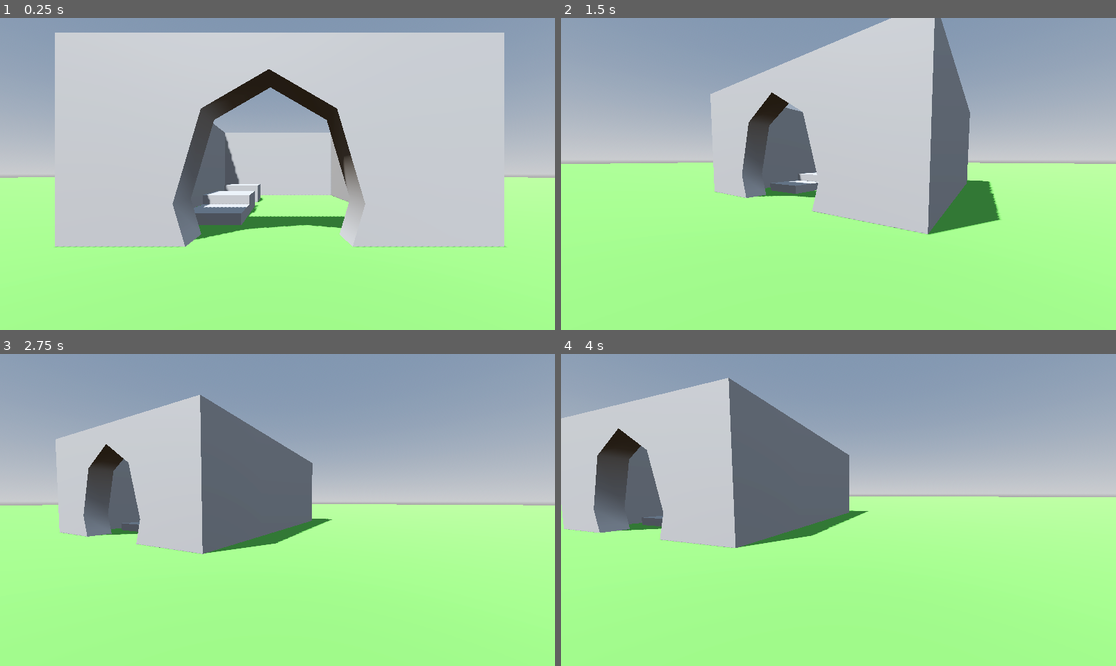
Above: before the commit, frames 1-4 (two rows, left to right).
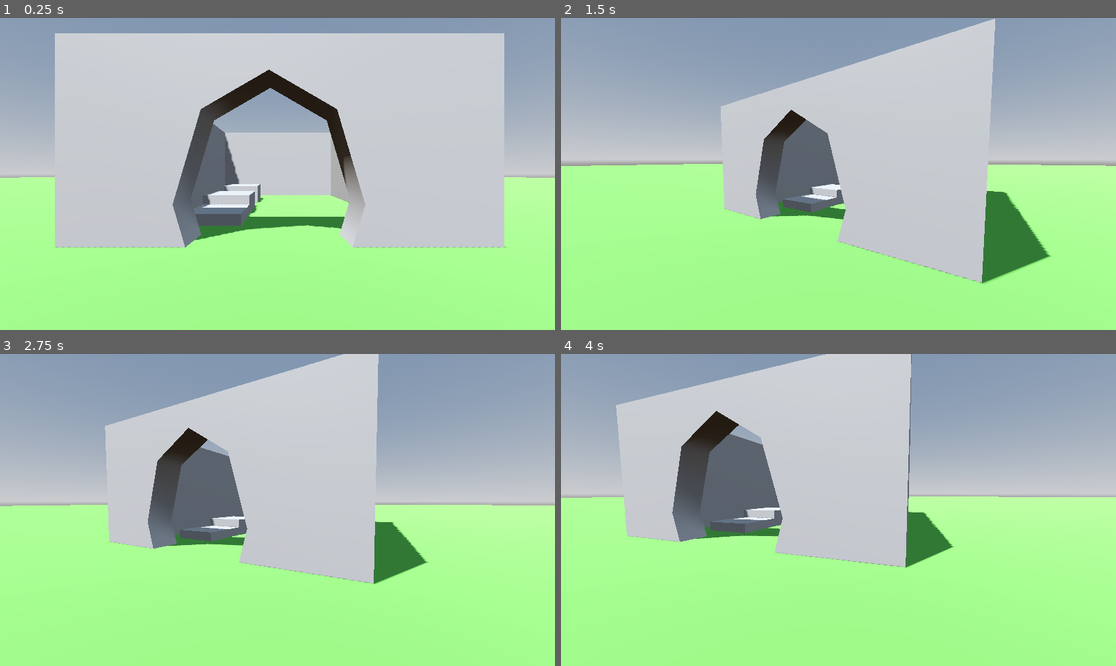
Above: after the commit, the same moments.

Repository: VyacheslavKuchumov/godot-test-game
Game: Godot game, scene res://main.tscn
The game is run twice, just before and just after one commit, with the same random seed, the same clock (stepped at 60 frames per second) and the same inputs.
Inputs (mouse positions are in pixels of both pictures, inside the frame that each line leads up to):
- Up to frame 1 (0.25 s): no input
- Up to frame 2 (1.5 s): tap Enter (ui_accept) at 0.5, 0.8, 1.35 s; move the mouse to (960, 158) at 0.52 s; hold D (move_right) 0.53-1.28 s; tap Shift (sprint) at 0.6 s; click (960, 158) at 0.67 s; tap Space (jump) at 0.77, 1.07 s; move the mouse to (810, 174) at 1.27 s; hold Up (ui_up) from 1.28 s (still down); click (810, 174) at 1.42 s
- Up to frame 3 (2.75 s): keep holding Up (ui_up); tap Space (jump) at 1.52, 1.55, 1.82, 2.1 s; move the mouse to (288, 503) at 2.02 s; click (288, 503) at 2.17 s; tap Shift (sprint) at 2.3 s
- Up to frame 4 (4 s): keep holding Up (ui_up); move the mouse to (832, 516) at 2.77 s; tap Alt (freefly) at 2.85 s; click (832, 516) at 2.92 s; tap Space (jump) at 3.02, 3.32, 3.77, 3.8 s; tap Enter (ui_accept) at 3.05, 3.5 s; move the mouse to (877, 513) at 3.52 s; tap Shift (sprint) at 3.6 s; click (877, 513) at 3.67 s

The runs differ from the first frame. In frame 1, 0.7% of the frame differs, in the area x 3-96%, y 4-74%; in frame 2, 20%; in frame 3, 25%; in frame 4, 27%, in the area x 0-71%, y 0-69%.

Commit message:
fix the controller with gamepad in mind

Diff:
--- a/main.tscn
+++ b/main.tscn
@@ -1,6 +1,6 @@
 [gd_scene load_steps=6 format=3 uid="uid://cwcl4a1f0fuks"]
 
-[ext_resource type="PackedScene" uid="uid://bs72ogkvdd7d6" path="res://addons/proto_controller/proto_controller.tscn" id="1_ig7tw"]
+[ext_resource type="PackedScene" uid="uid://bs72ogkvdd7d6" path="res://player_controller/player_controller.tscn" id="1_ig7tw"]
 
 [sub_resource type="ProceduralSkyMaterial" id="ProceduralSkyMaterial_7dm0k"]
 sky_horizon_color = Color(0.66224277, 0.6717428, 0.6867428, 1)
--- a/addons/proto_controller/proto_controller.gd
+++ b/player_controller/player_controller.gd
@@ -7,7 +7,8 @@
 
 ## Can we move around?
 @export var can_move : bool = true
-
+## Are we affected by gravity?
+@export var has_gravity : bool = true
 ## Can we press to jump?
 @export var can_jump : bool = true
 ## Can we hold to run?
@@ -18,6 +19,8 @@
 @export_group("Speeds")
 ## Look around rotation speed.
 @export var look_speed : float = 0.002
+## Multiplier for gamepad sensetivity.
+@export var gamepad_look_multiplier : int = 30
 ## Normal speed.
 @export var base_speed : float = 7.0
 ## Speed of jump.
@@ -27,33 +30,34 @@
 ## How fast do we freefly?
 @export var freefly_speed : float = 25.0
 
-@export var gravity : float = 24.8
-@export var max_ground_speed : float = 7.0
-@export var max_air_speed : float = 7.0
-@export var ground_acceleration : float = 50.0
-@export var air_acceleration : float = 15.0
-@export var ground_friction : float = 8.0
-
 
 @export_group("Input Actions")
 ## Name of Input Action to move Left.
-@export var input_left : String = "ui_left"
+@export var input_left : String = "move_left"
 ## Name of Input Action to move Right.
-@export var input_right : String = "ui_right"
+@export var input_right : String = "move_right"
 ## Name of Input Action to move Forward.
-@export var input_forward : String = "ui_up"
+@export var input_forward : String = "move_up"
 ## Name of Input Action to move Backward.
-@export var input_back : String = "ui_down"
+@export var input_back : String = "move_down"
 ## Name of Input Action to Jump.
-@export var input_jump : String = "ui_accept"
+@export var input_jump : String = "jump"
 ## Name of Input Action to Sprint.
 @export var input_sprint : String = "sprint"
 ## Name of Input Action to toggle freefly mode.
 @export var input_freefly : String = "freefly"
+## Name of Input Action to pan camera up (joystick).
+@export var input_pan_left : String = "pan_left"
+## Name of Input Action to pan camera down (joystick).
+@export var input_pan_right : String = "pan_right"
+## Name of Input Action to pan camera up (joystick).
+@export var input_pan_up : String = "pan_up"
+## Name of Input Action to pan camera down (joystick).
+@export var input_pan_down : String = "pan_down"
 
 var mouse_captured : bool = false
 var look_rotation : Vector2
-var move_speed : float = 0.0
+var move_speed : float = 10.0
 var freeflying : bool = false
 
 ## IMPORTANT REFERENCES
@@ -74,7 +78,7 @@
 
 	# Look around
 	if mouse_captured and event is InputEventMouseMotion:
-		rotate_look(event.relative)
+		rotate_look(event.relative, look_speed)
 
 	# Toggle freefly mode
 	if can_freefly and Input.is_action_just_pressed(input_freefly):
@@ -83,28 +87,9 @@
 		else:
 			disable_freefly()
 
-
-func apply_friction(delta: float):
-	var speed := velocity.length()
-	if speed <= 0:
-		return
-
-	var drop := speed * ground_friction * delta
-	var new_speed := max(speed - drop, 0)
-	velocity *= new_speed / speed
-
-
-func accelerate(wish_dir: Vector3, wish_speed: float, accel: float, delta: float):
-	var current_speed := velocity.dot(wish_dir)
-	var add_speed := wish_speed - current_speed
-	if add_speed <= 0:
-		return
-
-	var accel_speed := accel * wish_speed * delta
-	if accel_speed > add_speed:
-		accel_speed = add_speed
-
-	velocity += wish_dir * accel_speed
+func _process(delta: float) -> void:
+	var pan_dir := Input.get_vector(input_pan_left, input_pan_right, input_pan_up, input_pan_down)
+	rotate_look(pan_dir, look_speed * gamepad_look_multiplier)
 
 
 func _physics_process(delta: float) -> void:
@@ -117,39 +102,40 @@
 		return
 
 	# Apply gravity to velocity
-	if not is_on_floor():
-		velocity.y -= gravity * delta
+	if has_gravity:
+		if not is_on_floor():
+			velocity += get_gravity() * delta
 
 	# Apply jumping
 	if can_jump:
 		if Input.is_action_just_pressed(input_jump) and is_on_floor():
 			velocity.y = jump_velocity
 
-	# Input
-	var input_dir := Input.get_vector(input_left, input_right, input_forward, input_back)
-	var wish_dir := (transform.basis * Vector3(input_dir.x, 0, input_dir.y)).normalized()
+	# Modify speed based on sprinting
+	if can_sprint and Input.is_action_pressed(input_sprint):
+			move_speed = sprint_speed
+	else:
+		move_speed = base_speed
 
-	# Sprint logic
-	var wish_speed := base_speed
-	if can_sprint and Input.is_action_pressed(input_sprint):
-		wish_speed = sprint_speed
+	# Apply desired movement to velocity
+	if can_move:
+		var input_dir := Input.get_vector(input_left, input_right, input_forward, input_back)
 
-	if is_on_floor():
-		apply_friction(delta)
-		accelerate(wish_dir, wish_speed, ground_acceleration, delta)
+
+		velocity.x = -input_dir.x * move_speed
+		velocity.z = -input_dir.y * move_speed
+
 	else:
-		wish_speed = wish_speed / 2
-		accelerate(wish_dir, wish_speed, air_acceleration , delta)
-
+		velocity.x = 0
+		velocity.y = 0
 
 	# Use velocity to actually move
 	move_and_slide()
 
-
 ## Rotate us to look around.
 ## Base of controller rotates around y (left/right). Head rotates around x (up/down).
 ## Modifies look_rotation based on rot_input, then resets basis and rotates by look_rotation.
-func rotate_look(rot_input : Vector2):
+func rotate_look(rot_input : Vector2, look_speed):
 	look_rotation.x -= rot_input.y * look_speed
 	look_rotation.x = clamp(look_rotation.x, deg_to_rad(-85), deg_to_rad(85))
 	look_rotation.y -= rot_input.x * look_speed
--- a/addons/proto_controller/proto_controller.tscn
+++ b/player_controller/player_controller.tscn
@@ -1,6 +1,6 @@
 [gd_scene load_steps=6 format=3 uid="uid://bs72ogkvdd7d6"]
 
-[ext_resource type="Script" uid="uid://dkaydjye3etk" path="res://addons/proto_controller/proto_controller.gd" id="1_ucva2"]
+[ext_resource type="Script" uid="uid://dkaydjye3etk" path="res://player_controller/player_controller.gd" id="1_ucva2"]
 
 [sub_resource type="StandardMaterial3D" id="StandardMaterial3D_iof21"]
 albedo_color = Color(0.91806, 0.575202, 0.222449, 1)
@@ -15,21 +15,10 @@
 
 [sub_resource type="SphereMesh" id="SphereMesh_g2uji"]
 
-[node name="ProtoController" type="CharacterBody3D"]
+[node name="PlayerController" type="CharacterBody3D"]
 script = ExtResource("1_ucva2")
 can_sprint = true
 can_freefly = true
-jump_velocity = 10.0
-sprint_speed = 15.0
-max_ground_speed = 10.0
-max_air_speed = 20.0
-ground_acceleration = 10.0
-air_acceleration = 20.0
-input_left = "move_left"
-input_right = "move_right"
-input_forward = "move_forward"
-input_back = "move_backwards"
-input_jump = "jump"
 
 [node name="Mesh" type="MeshInstance3D" parent="."]
 transform = Transform3D(1, 0, 0, 0, 1, 0, 0, 0, 1, 0, 0.9, 0)
--- a/project.godot
+++ b/project.godot
@@ -20,36 +20,63 @@
 move_left={
 "deadzone": 0.2,
 "events": [Object(InputEventKey,"resource_local_to_scene":false,"resource_name":"","device":-1,"window_id":0,"alt_press …(191 unchanged characters)…
+, Object(InputEventJoypadMotion,"resource_local_to_scene":false,"resource_name":"","device":-1,"axis":0,"axis_value":-1.0,"script":null)
 ]
 }
 move_right={
 "deadzone": 0.2,
 "events": [Object(InputEventKey,"resource_local_to_scene":false,"resource_name":"","device":-1,"window_id":0,"alt_press …(192 unchanged characters)…
+, Object(InputEventJoypadMotion,"resource_local_to_scene":false,"resource_name":"","device":-1,"axis":0,"axis_value":1.0,"script":null)
 ]
 }
-move_forward={
+move_up={
 "deadzone": 0.2,
 "events": [Object(InputEventKey,"resource_local_to_scene":false,"resource_name":"","device":-1,"window_id":0,"alt_press …(192 unchanged characters)…
+, Object(InputEventJoypadMotion,"resource_local_to_scene":false,"resource_name":"","device":-1,"axis":1,"axis_value":-1.0,"script":null)
 ]
 }
-move_backwards={
+move_down={
 "deadzone": 0.2,
 "events": [Object(InputEventKey,"resource_local_to_scene":false,"resource_name":"","device":-1,"window_id":0,"alt_press …(192 unchanged characters)…
+, Object(InputEventJoypadMotion,"resource_local_to_scene":false,"resource_name":"","device":-1,"axis":1,"axis_value":1.0,"script":null)
 ]
 }
 sprint={
 "deadzone": 0.2,
 "events": [Object(InputEventKey,"resource_local_to_scene":false,"resource_name":"","device":-1,"window_id":0,"alt_press …(195 unchanged characters)…
+, Object(InputEventJoypadButton,"resource_local_to_scene":false,"resource_name":"","device":-1,"button_index":7,"pressure":0.0,"pressed":true,"script":null)
 ]
 }
 jump={
 "deadzone": 0.2,
 "events": [Object(InputEventKey,"resource_local_to_scene":false,"resource_name":"","device":-1,"window_id":0,"alt_press …(191 unchanged characters)…
+, Object(InputEventJoypadButton,"resource_local_to_scene":false,"resource_name":"","device":-1,"button_index":0,"pressure":0.0,"pressed":true,"script":null)
 ]
 }
 freefly={
 "deadzone": 0.2,
 "events": [Object(InputEventKey,"resource_local_to_scene":false,"resource_name":"","device":-1,"window_id":0,"alt_press …(195 unchanged characters)…
+, Object(InputEventJoypadButton,"resource_local_to_scene":false,"resource_name":"","device":-1,"button_index":5,"pressure":0.0,"pressed":true,"script":null)
+]
+}
+pan_left={
+"deadzone": 0.2,
+"events": [Object(InputEventJoypadMotion,"resource_local_to_scene":false,"resource_name":"","device":-1,"axis":2,"axis_value":-1.0,"script":null)
+]
+}
+pan_right={
+"deadzone": 0.2,
+"events": [Object(InputEventJoypadMotion,"resource_local_to_scene":false,"resource_name":"","device":-1,"axis":2,"axis_value":1.0,"script":null)
+]
+}
+pan_up={
+"deadzone": 0.2,
+"events": [Object(InputEventJoypadMotion,"resource_local_to_scene":false,"resource_name":"","device":-1,"axis":3,"axis_value":-1.0,"script":null)
+]
+}
+pan_down={
+"deadzone": 0.2,
+"events": [Object(InputEventJoypadMotion,"resource_local_to_scene":false,"resource_name":"","device":-1,"axis":3,"axis_value":1.0,"script":null)
 ]
 }
 
Renamed: addons/proto_controller/proto_controller.gd.uid -> player_controller/player_controller.gd.uid
